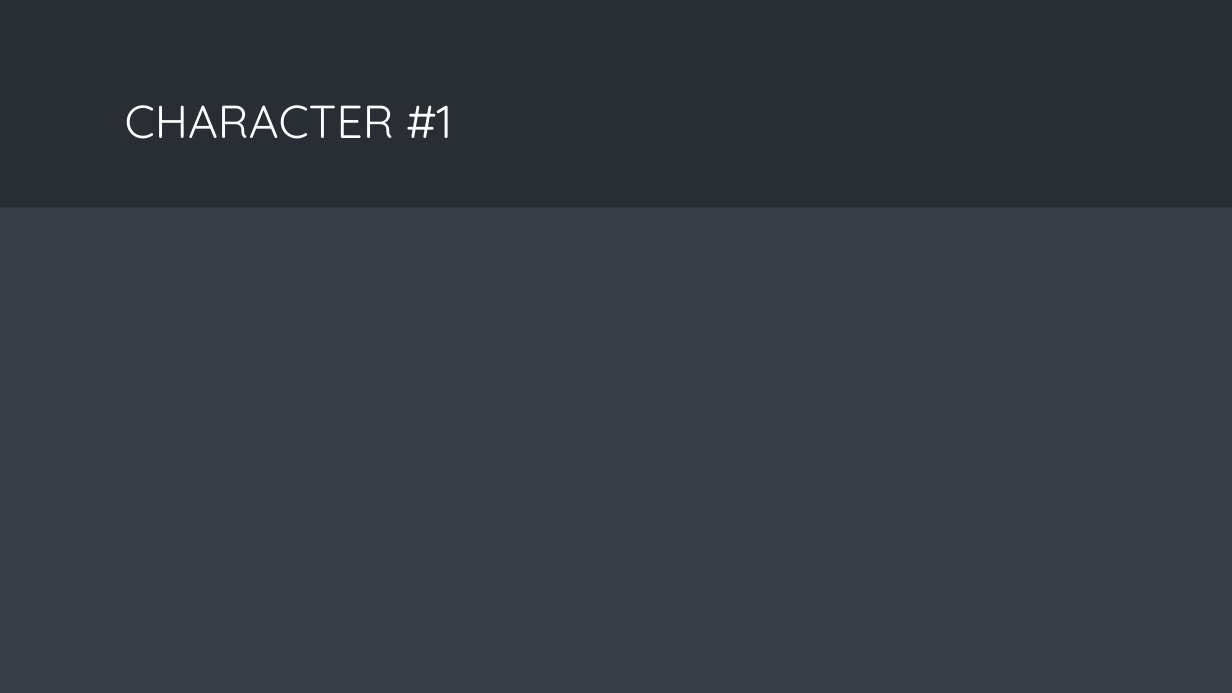
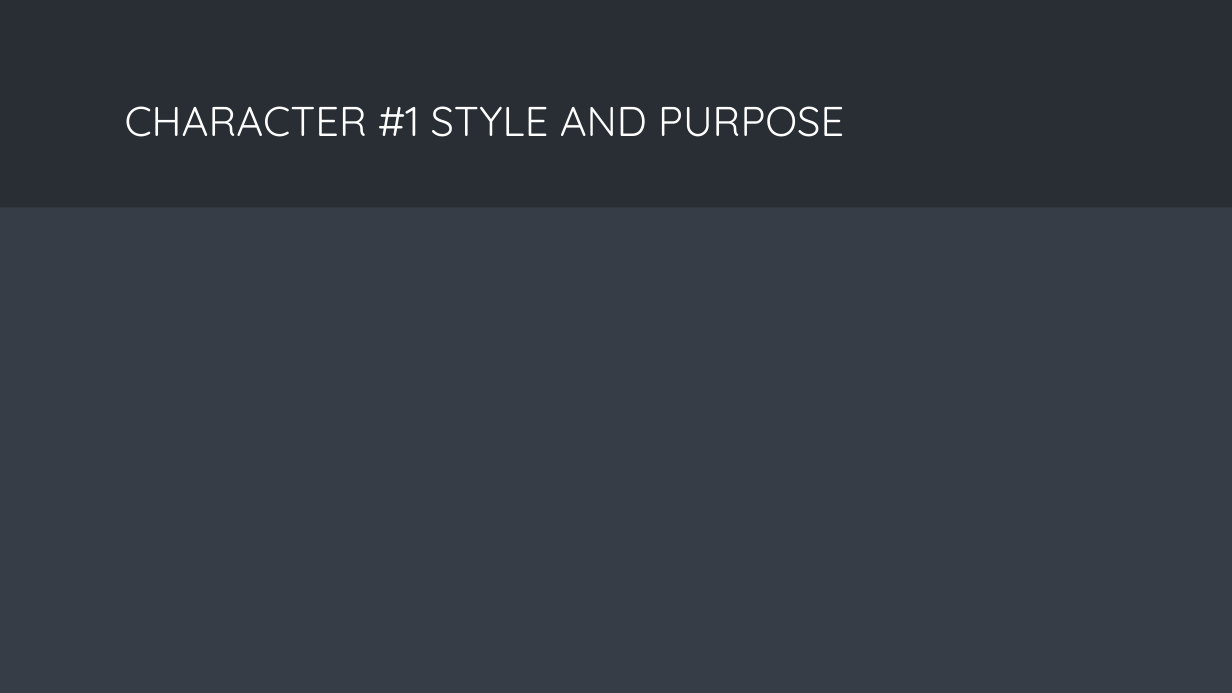
Before and after one commit to mooza99088/2024_3DCharacterDev_AT01, a slide deck: slide 4 of Documents/PitchDeck.pptx. Drawn at 1232x693 pixels with LibreOffice and Linux fonts; fonts in the diff are those of the drawing. Boxes give left, top, right and bottom in pixels: in the first picture for what was removed or moved away, otherwise in the second. Text is boxed around its words. In the diff, an @@ line names an element or a change of style, - is before the commit and + after.

```diff
--- a/Documents/PitchDeck.pptx
+++ b/Documents/PitchDeck.pptx
@@ title at box(125, 106, 844, 137): text changed; size 36 to 32.4 pt @@
-CHARACTER #1
+CHARACTER #1 STYLE AND PURPOSE
```
Also in this commit, not shown: 2 other slides changed, 2 other files.
